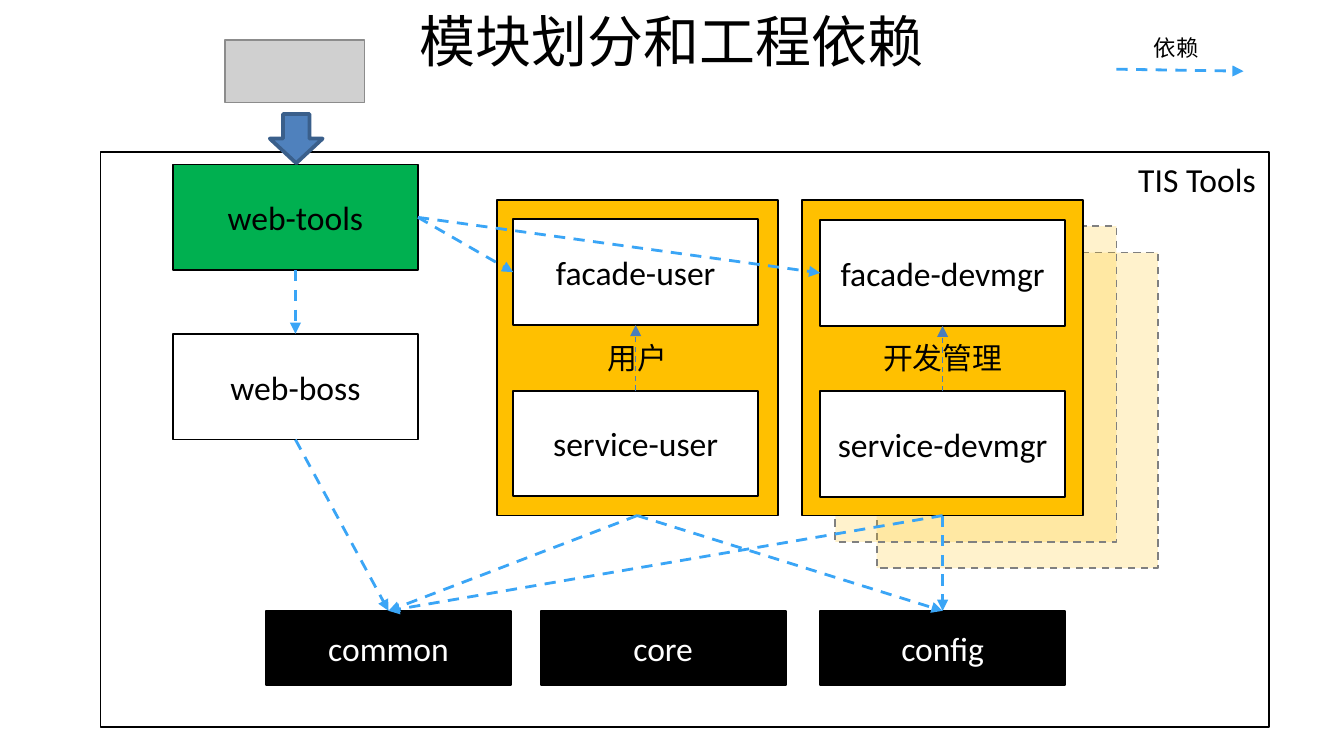
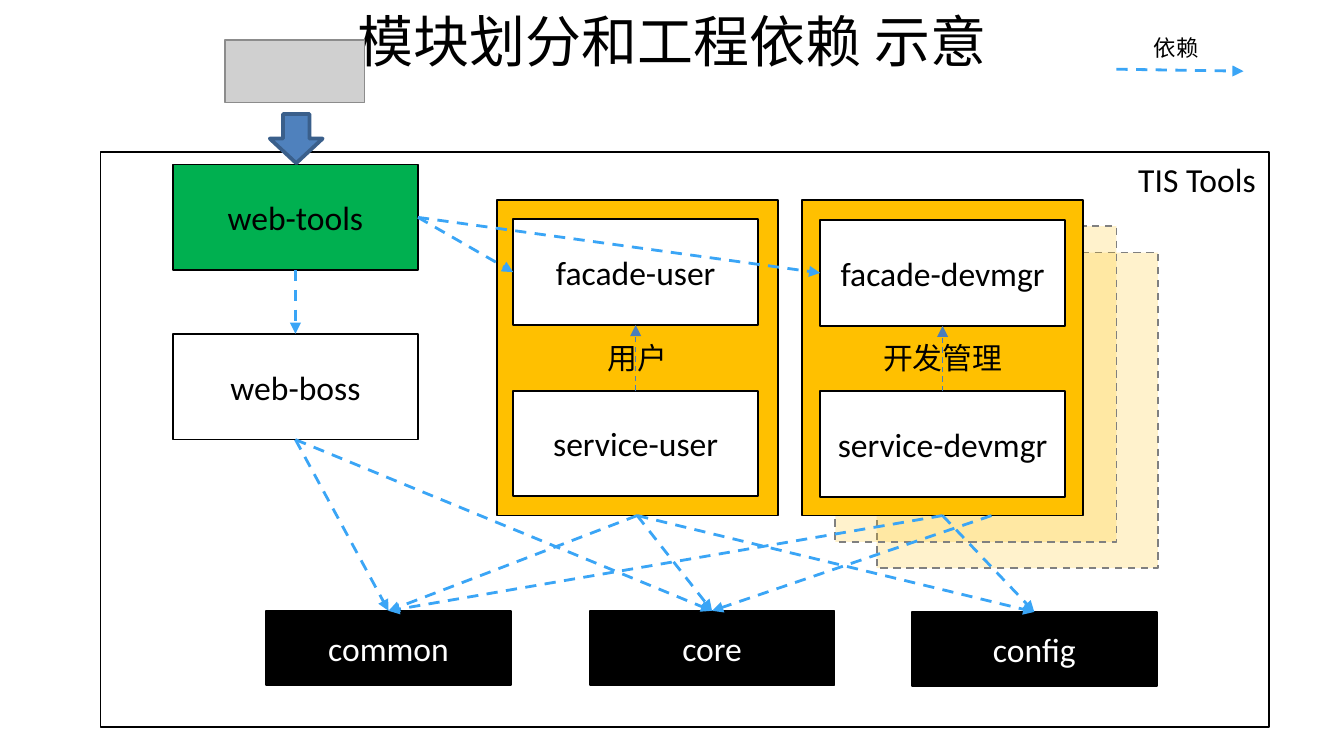
Before and after one commit to shiyunlai/tistools, a slide deck: slide 29 of TIStools.pptx (slide 7 before the commit). Drawn at 1344x756 pixels with LibreOffice and Linux fonts; fonts in the diff are those of the drawing; grey boxes stand for pictures. Boxes give left, top, right and bottom in pixels: in the first picture for what was removed or moved away, otherwise in the second. Text is boxed around its words. In the diff, an @@ line names an element or a change of style, - is before the commit and + after.

```diff
--- a/TIStools.pptx
+++ b/TIStools.pptx
@@ text at (358,14,986,77): text changed @@
-模块划分和工程依赖
+模块划分和工程依赖 示意
@@ arrow added from (296, 439) to (712, 610), #3AA5F6 1.5 pt dashed @@
@@ arrow moved from (637, 516) - (942, 610) to (637, 516) - (1035, 612) @@
@@ arrow added from (637, 516) to (712, 610), #3AA5F6 1.5 pt dashed @@
@@ arrow added from (992, 516) to (712, 610), #3AA5F6 1.5 pt dashed @@
@@ arrow moved from (942, 516) - (942, 610) to (942, 516) - (1035, 612) @@
@@ rectangle "core": place and size @@
-rectangle "core" at (540,610,785,684)
+rectangle "core" at (590,610,835,684)
@@ rectangle "config": place and size @@
-rectangle "config" at (820,610,1064,684)
+rectangle "config" at (911,612,1156,685)
```
Also in this commit, not shown: 8 other slides changed, 3 slides added.
